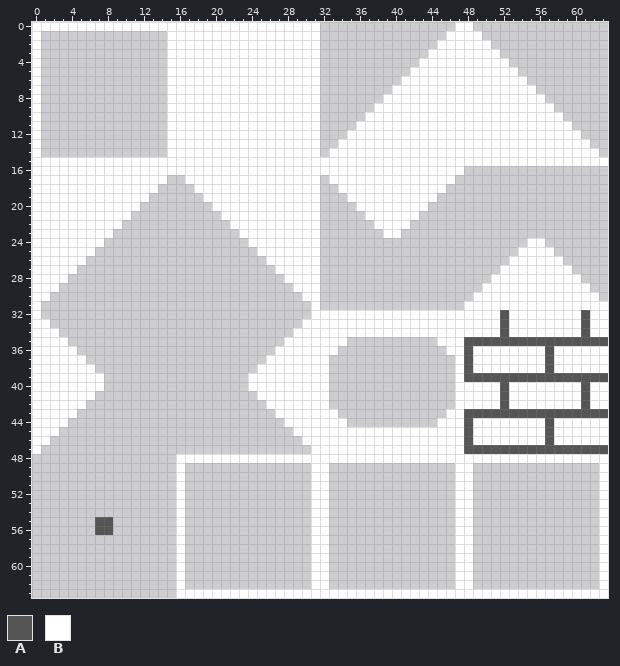
Two states of a pixel-art sprite, tiles/tileset64x64.png. That is the earlier state.
The file is 64x64 pixels.
Palette (. is transparent): A #555555  B #ffffff
Pixels before (only the part around the change), first column x 0:
 0 BBBBBBBBBBBBBBBBBBBBBBBBBBBBBBBB...............BB...............
 1 B..............BBBBBBBBBBBBBBBBB..............BBBB..............
 2 B..............BBBBBBBBBBBBBBBBB.............BBBBBB.............
 3 B..............BBBBBBBBBBBBBBBBB............BBBBBBBB............
 4 B..............BBBBBBBBBBBBBBBBB...........BBBBBBBBBB...........
 5 B..............BBBBBBBBBBBBBBBBB..........BBBBBBBBBBBB..........
 6 B..............BBBBBBBBBBBBBBBBB.........BBBBBBBBBBBBBB.........
 7 B..............BBBBBBBBBBBBBBBBB........BBBBBBBBBBBBBBBB........
 8 B..............BBBBBBBBBBBBBBBBB.......BBBBBBBBBBBBBBBBBB.......
 9 B..............BBBBBBBBBBBBBBBBB......BBBBBBBBBBBBBBBBBBBB......
10 B..............BBBBBBBBBBBBBBBBB.....BBBBBBBBBBBBBBBBBBBBBB.....
11 B..............BBBBBBBBBBBBBBBBB....BBBBBBBBBBBBBBBBBBBBBBBB....
12 B..............BBBBBBBBBBBBBBBBB...BBBBBBBBBBBBBBBBBBBBBBBBBB...
13 B..............BBBBBBBBBBBBBBBBB..BBBBBBBBBBBBBBBBBBBBBBBBBBBB..
14 B..............BBBBBBBBBBBBBBBBB.BBBBBBBBBBBBBBBBBBBBBBBBBBBBBB.
15 BBBBBBBBBBBBBBBBBBBBBBBBBBBBBBBBBBBBBBBBBBBBBBBBBBBBBBBBBBBBBBBB
16 BBBBBBBBBBBBBBBBBBBBBBBBBBBBBBBBBBBBBBBBBBBBBBBB................
17 BBBBBBBBBBBBBBB..BBBBBBBBBBBBBBB.BBBBBBBBBBBBBB.................
18 BBBBBBBBBBBBBB....BBBBBBBBBBBBBB..BBBBBBBBBBBB..................
19 BBBBBBBBBBBBB......BBBBBBBBBBBBB...BBBBBBBBBB...................
20 BBBBBBBBBBBB........BBBBBBBBBBBB....BBBBBBBB....................
21 BBBBBBBBBBB..........BBBBBBBBBBB.....BBBBBB.....................
22 BBBBBBBBBB............BBBBBBBBBB......BBBB......................
23 BBBBBBBBB..............BBBBBBBBB.......BB.......................
24 BBBBBBBB................BBBBBBBB.......................BB.......
25 BBBBBBB..................BBBBBBB......................BBBB......
26 BBBBBB....................BBBBBB.....................BBBBBB.....
27 BBBBB......................BBBBB....................BBBBBBBB....
28 BBBB........................BBBB...................BBBBBBBBBB...
29 BBB..........................BBB..................BBBBBBBBBBBB..
30 BB............................BB.................BBBBBBBBBBBBBB.
31 B..............................B................BBBBBBBBBBBBBBBB
32 B..............................BBBBBBBBBBBBBBBBBBBBBABBBBBBBBABB
33 BB............................BBBBBBBBBBBBBBBBBBBBBBABBBBBBBBABB
34 BBB..........................BBBBBBBBBBBBBBBBBBBBBBBABBBBBBBBABB
35 BBBB........................BBBBBBB..........BBBAAAAAAAAAAAAAAAA
36 BBBBB......................BBBBBBB............BBABBBBBBBBABBBBBB
37 BBBBBB....................BBBBBBB..............BABBBBBBBBABBBBBB
38 BBBBBBB..................BBBBBBBB..............BABBBBBBBBABBBBBB
39 BBBBBBBB................BBBBBBBBB..............BAAAAAAAAAAAAAAAA
40 BBBBBBBB................BBBBBBBBB..............BBBBBABBBBBBBBABB
41 BBBBBBB..................BBBBBBBB..............BBBBBABBBBBBBBABB
42 BBBBBB....................BBBBBBB..............BBBBBABBBBBBBBABB
43 BBBBB......................BBBBBBB............BBAAAAAAAAAAAAAAAA
44 BBBB........................BBBBBBB..........BBBABBBBBBBBABBBBBB
45 BBB..........................BBBBBBBBBBBBBBBBBBBABBBBBBBBABBBBBB
46 BB............................BBBBBBBBBBBBBBBBBBABBBBBBBBABBBBBB
47 B..............................BBBBBBBBBBBBBBBBBAAAAAAAAAAAAAAAA
48 ................BBBBBBBBBBBBBBBBBBBBBBBBBBBBBBBBBBBBBBBBBBBBBBBB
49 ................B..............BB..............BB..............B
50 ................B..............BB..............BB..............B
51 ................B..............BB..............BB..............B
52 ................B..............BB..............BB..............B
53 ................B..............BB..............BB..............B
54 ................B..............BB..............BB..............B
55 .......AA.......B..............BB..............BB..............B
56 .......AA.......B..............BB..............BB..............B
57 ................B..............BB..............BB..............B
58 ................B..............BB..............BB..............B
59 ................B..............BB..............BB..............B
60 ................B..............BB..............BB..............B
61 ................B..............BB..............BB..............B
62 ................B..............BB..............BB..............B
63 ................BBBBBBBBBBBBBBBBBBBBBBBBBBBBBBBBBBBBBBBBBBBBBBBB
After:
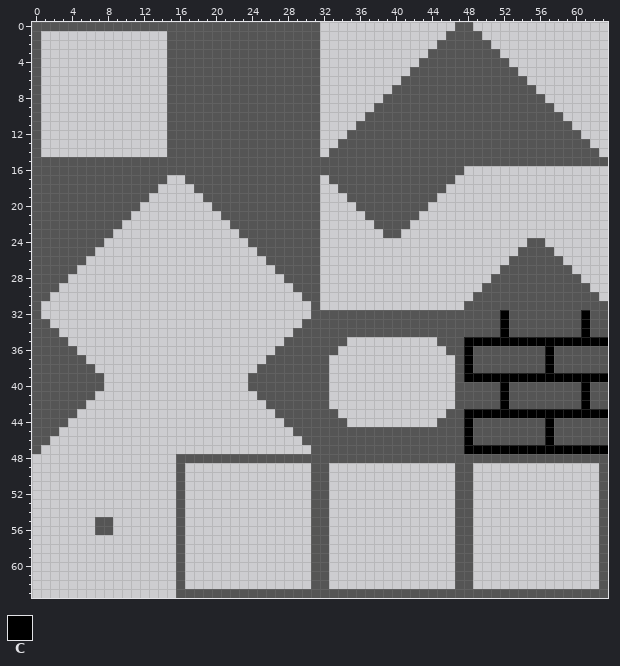
Colours new in this view: C #000000
Change:
Changed rows in their new state; - is an unchanged pixel.
first column x 0:
 0 AAAAAAAAAAAAAAAAAAAAAAAAAAAAAAAA---------------AA---------------
 1 A--------------AAAAAAAAAAAAAAAAA--------------AAAA--------------
 2 A--------------AAAAAAAAAAAAAAAAA-------------AAAAAA-------------
 3 A--------------AAAAAAAAAAAAAAAAA------------AAAAAAAA------------
 4 A--------------AAAAAAAAAAAAAAAAA-----------AAAAAAAAAA-----------
 5 A--------------AAAAAAAAAAAAAAAAA----------AAAAAAAAAAAA----------
 6 A--------------AAAAAAAAAAAAAAAAA---------AAAAAAAAAAAAAA---------
 7 A--------------AAAAAAAAAAAAAAAAA--------AAAAAAAAAAAAAAAA--------
 8 A--------------AAAAAAAAAAAAAAAAA-------AAAAAAAAAAAAAAAAAA-------
 9 A--------------AAAAAAAAAAAAAAAAA------AAAAAAAAAAAAAAAAAAAA------
10 A--------------AAAAAAAAAAAAAAAAA-----AAAAAAAAAAAAAAAAAAAAAA-----
11 A--------------AAAAAAAAAAAAAAAAA----AAAAAAAAAAAAAAAAAAAAAAAA----
12 A--------------AAAAAAAAAAAAAAAAA---AAAAAAAAAAAAAAAAAAAAAAAAAA---
13 A--------------AAAAAAAAAAAAAAAAA--AAAAAAAAAAAAAAAAAAAAAAAAAAAA--
14 A--------------AAAAAAAAAAAAAAAAA-AAAAAAAAAAAAAAAAAAAAAAAAAAAAAA-
15 AAAAAAAAAAAAAAAAAAAAAAAAAAAAAAAAAAAAAAAAAAAAAAAAAAAAAAAAAAAAAAAA
16 AAAAAAAAAAAAAAAAAAAAAAAAAAAAAAAAAAAAAAAAAAAAAAAA----------------
17 AAAAAAAAAAAAAAA--AAAAAAAAAAAAAAA-AAAAAAAAAAAAAA-----------------
18 AAAAAAAAAAAAAA----AAAAAAAAAAAAAA--AAAAAAAAAAAA------------------
19 AAAAAAAAAAAAA------AAAAAAAAAAAAA---AAAAAAAAAA-------------------
20 AAAAAAAAAAAA--------AAAAAAAAAAAA----AAAAAAAA--------------------
21 AAAAAAAAAAA----------AAAAAAAAAAA-----AAAAAA---------------------
22 AAAAAAAAAA------------AAAAAAAAAA------AAAA----------------------
23 AAAAAAAAA--------------AAAAAAAAA-------AA-----------------------
24 AAAAAAAA----------------AAAAAAAA-----------------------AA-------
25 AAAAAAA------------------AAAAAAA----------------------AAAA------
26 AAAAAA--------------------AAAAAA---------------------AAAAAA-----
27 AAAAA----------------------AAAAA--------------------AAAAAAAA----
28 AAAA------------------------AAAA-------------------AAAAAAAAAA---
29 AAA--------------------------AAA------------------AAAAAAAAAAAA--
30 AA----------------------------AA-----------------AAAAAAAAAAAAAA-
31 A------------------------------A----------------AAAAAAAAAAAAAAAA
32 A------------------------------AAAAAAAAAAAAAAAAAAAAACAAAAAAAACAA
33 AA----------------------------AAAAAAAAAAAAAAAAAAAAAACAAAAAAAACAA
34 AAA--------------------------AAAAAAAAAAAAAAAAAAAAAAACAAAAAAAACAA
35 AAAA------------------------AAAAAAA----------AAACCCCCCCCCCCCCCCC
36 AAAAA----------------------AAAAAAA------------AACAAAAAAAACAAAAAA
37 AAAAAA--------------------AAAAAAA--------------ACAAAAAAAACAAAAAA
38 AAAAAAA------------------AAAAAAAA--------------ACAAAAAAAACAAAAAA
39 AAAAAAAA----------------AAAAAAAAA--------------ACCCCCCCCCCCCCCCC
40 AAAAAAAA----------------AAAAAAAAA--------------AAAAACAAAAAAAACAA
41 AAAAAAA------------------AAAAAAAA--------------AAAAACAAAAAAAACAA
42 AAAAAA--------------------AAAAAAA--------------AAAAACAAAAAAAACAA
43 AAAAA----------------------AAAAAAA------------AACCCCCCCCCCCCCCCC
44 AAAA------------------------AAAAAAA----------AAACAAAAAAAACAAAAAA
45 AAA--------------------------AAAAAAAAAAAAAAAAAAACAAAAAAAACAAAAAA
46 AA----------------------------AAAAAAAAAAAAAAAAAACAAAAAAAACAAAAAA
47 A------------------------------AAAAAAAAAAAAAAAAACCCCCCCCCCCCCCCC
48 ----------------AAAAAAAAAAAAAAAAAAAAAAAAAAAAAAAAAAAAAAAAAAAAAAAA
49 ----------------A--------------AA--------------AA--------------A
50 ----------------A--------------AA--------------AA--------------A
51 ----------------A--------------AA--------------AA--------------A
52 ----------------A--------------AA--------------AA--------------A
53 ----------------A--------------AA--------------AA--------------A
54 ----------------A--------------AA--------------AA--------------A
55 ----------------A--------------AA--------------AA--------------A
56 ----------------A--------------AA--------------AA--------------A
57 ----------------A--------------AA--------------AA--------------A
58 ----------------A--------------AA--------------AA--------------A
59 ----------------A--------------AA--------------AA--------------A
60 ----------------A--------------AA--------------AA--------------A
61 ----------------A--------------AA--------------AA--------------A
62 ----------------A--------------AA--------------AA--------------A
63 ----------------AAAAAAAAAAAAAAAAAAAAAAAAAAAAAAAAAAAAAAAAAAAAAAAA
Changed places in both pictures, as pixel boxes (x1, y1, x2, y2):
changed: (32, 22, 608, 598)
